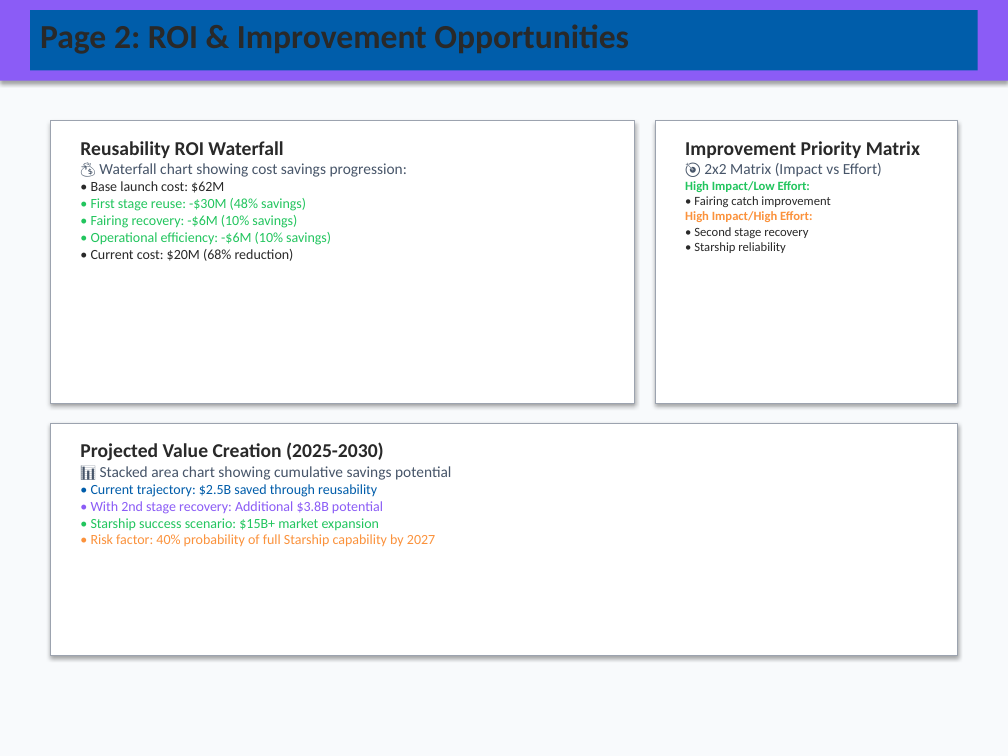
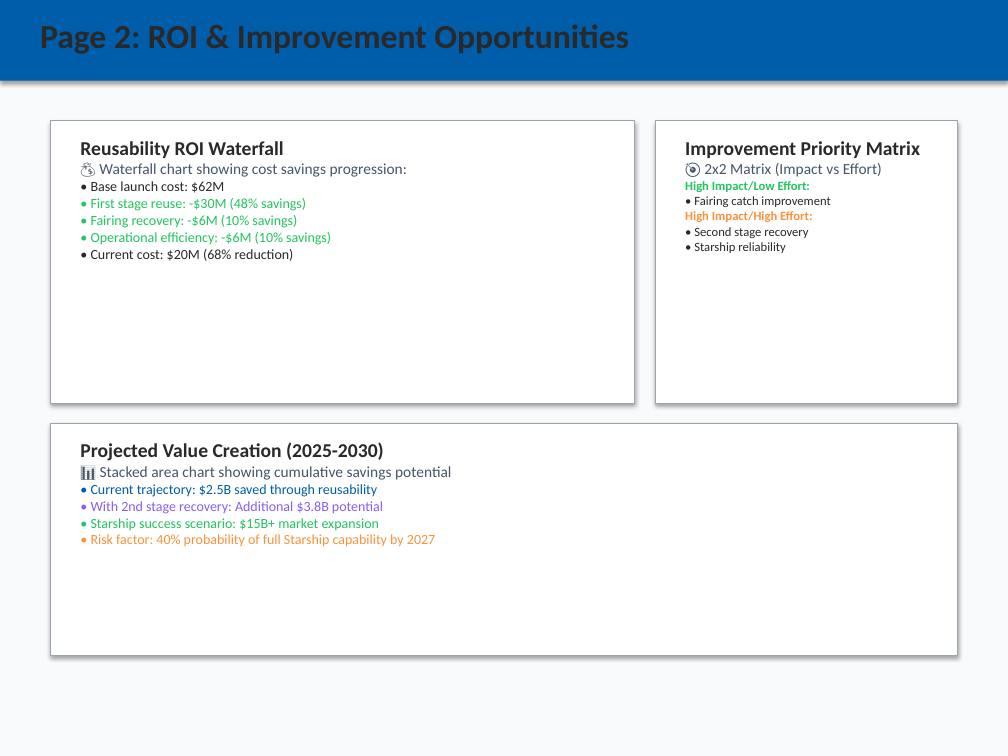
Before and after one commit to jsperson/newman_dataviz, a slide deck: slide 4 of module8/SpaceX_PowerBI_Dashboard_Design.pptx. Drawn at 1008x756 pixels with LibreOffice and Linux fonts; fonts in the diff are those of the drawing. Boxes give left, top, right and bottom in pixels: in the first picture for what was removed or moved away, otherwise in the second. Text is boxed around its words. In the diff, an @@ line names an element or a change of style, - is before the commit and + after.

```diff
--- a/module8/SpaceX_PowerBI_Dashboard_Design.pptx
+++ b/module8/SpaceX_PowerBI_Dashboard_Design.pptx
@@ rectangle at <box>0,0,1008,81</box>: fill #8B5CF6 to #005DAA @@
@@ text "Page 2: ROI & Improvement ..." rewrapped from <box>30,10,978,71</box> to <box>40,24,629,54</box> @@
```
Also in this commit, not shown: 1 other slide changed.
